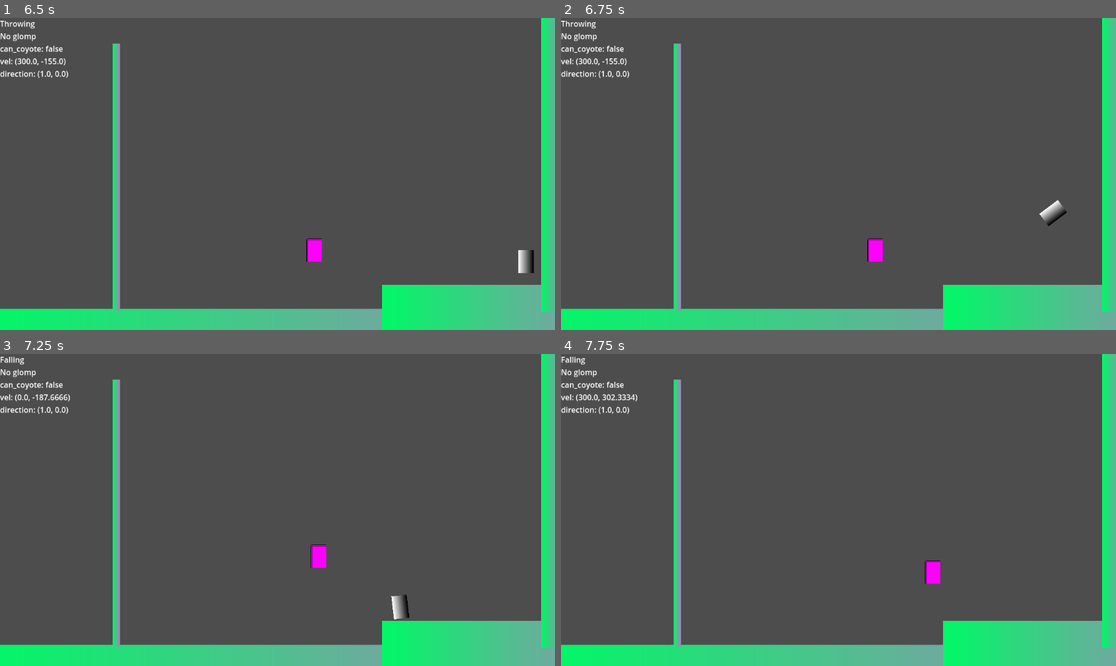
Above: before the commit, frames 1-4 (two rows, left to right).
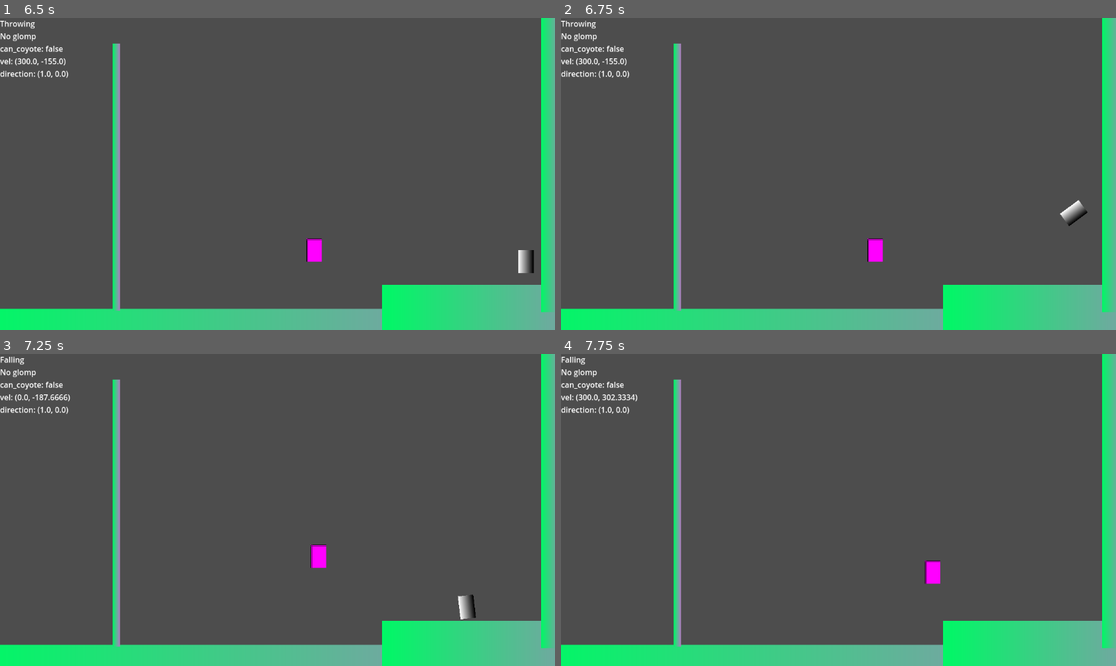
Above: after the commit, the same moments.

Repository: b3e3e3/ultimate-glomp
Game: Godot game, scene res://sandbox.tscn
Same seed, same stepped clock (60 frames per second), same inputs: the game is played once before the commit and once after it.
Inputs (mouse positions are in pixels of both pictures, inside the frame that each line leads up to):
- Up to frame 1 (6.5 s): tap Enter at 0.5, 0.6, 4.35 s; move the mouse to (399, 158) at 0.52 s; hold D (move_right) 0.53-1.28 s; click (399, 158) at 0.67 s; tap Space (jump) at 0.77, 1.52, 3.02, 3.77, 4.52, 5.75, 6.02 s; move the mouse to (166, 189) at 1.27 s; hold S (move_down) 1.28-2.03 s; tap Keypad Enter at 1.35, 5.1 s; move the mouse to (333, 105) at 2.02 s; hold D (move_right) 2.03-2.78 s; tap C at 2.1, 5.85 s; move the mouse to (249, 236) at 2.77 s; hold W (move_up) 2.78-3.53 s; tap Tab at 2.85 s; click (249, 236) at 2.92 s; move the mouse to (444, 220) at 3.52 s; hold A (move_left) 3.53-5.03 s; tap R at 3.6 s; move the mouse to (111, 127) at 4.27 s; move the mouse to (305, 174) at 5.02 s; hold S (move_down) 5.03-5.78 s; click (305, 174) at 5.17 s; move the mouse to (194, 96) at 5.77 s; hold D (move_right) from 5.78 s (still down)
- Up to frame 2 (6.75 s): move the mouse to (960, 158) at 6.52 s; release D (move_right) at 6.53 s; hold W (move_up) from 6.53 s (still down); tap Tab at 6.6 s
- Up to frame 3 (7.25 s): keep holding W (move_up); tap Space (jump) at 6.77 s
- Up to frame 4 (7.75 s): move the mouse to (727, 525) at 7.27 s; release W (move_up) at 7.28 s; hold D (move_right) from 7.28 s (still down); tap R at 7.35 s; click (727, 525) at 7.42 s; tap Space (jump) at 7.52 s

Frame 1 is identical in both runs. In frame 2, 0.3% of the frame differs, in the area x 86-95%, y 58-67%; in frame 3, 0.3%, in the area x 70-86%, y 77-86%; in frame 4, nothing differs.

Commit message:
projectiles can now hit OTHER stuff??????

Diff:
--- a/character/character.gd
+++ b/character/character.gd
@@ -12,6 +12,9 @@
 var direction: Vector2 = Vector2.RIGHT
 
 @onready var collision_shape: CollisionShape2D = $CollisionShape2D
+
+func _enter_tree() -> void:
+	set_collision_mask_value(1, true) # enable ground layer
 
 func _physics_process(delta: float) -> void:
 	if gravity_enabled:
--- a/character/enemy/enemy.gd
+++ b/character/enemy/enemy.gd
@@ -1,6 +1,12 @@
 extends Character
 
 signal thrown(by: Character)
+signal hit(by: Node2D)
+
+func _enter_tree() -> void:
+	super._enter_tree()
+	set_collision_mask_value(3, true) # enable player layer
+	set_collision_mask_value(7, true) # enable projectile layer
 
 func get_thrown(by: Character):
 	print("whee!!")
@@ -13,6 +19,12 @@
 	queue_free()
 	thrown.emit(by)
 
+func get_hit(by: Node2D):
+	print("Hit by projectile")
+
+	queue_free()
+	hit.emit(by)
+
 func get_glomped(by: Character):
 	print("Glomped by " + by.name)
 
--- a/character/enemy/enemy.tscn
+++ b/character/enemy/enemy.tscn
@@ -14,8 +14,8 @@
 size = Vector2(32, 48)
 
 [node name="Enemy" type="CharacterBody2D" groups=["Glompable", "Throwable"]]
-collision_layer = 2
-collision_mask = 5
+collision_layer = 10
+collision_mask = 69
 script = ExtResource("1_2md1f")
 metadata/_edit_group_ = true
 
@@ -34,4 +34,5 @@
 position = Vector2(0, -24)
 metadata/glomp_protected = true
 
+[connection signal="hit" from="." to="ProjectileSpawner" method="_on_hit"]
 [connection signal="thrown" from="." to="ProjectileSpawner" method="_on_thrown"]
--- a/character/enemy/enemy_projectile.tscn
+++ b/character/enemy/enemy_projectile.tscn
@@ -13,7 +13,7 @@
 
 [node name="EnemyProjectile" type="RigidBody2D"]
 collision_layer = 64
-collision_mask = 5
+collision_mask = 9
 mass = 10.0
 contact_monitor = true
 max_contacts_reported = 1
--- a/character/player/player.gd
+++ b/character/player/player.gd
@@ -7,6 +7,10 @@
 @onready var climb_area: Area2D = $ClimbArea
 
 var glomped_body: Node2D
+
+func _enter_tree() -> void:
+	super._enter_tree()
+	set_collision_mask_value(2, true) # enable glompable layer
 
 # func get_horizontal_input() -> float:
 # 	return Input.get_axis(&"move_left", &"move_right")
--- a/project.godot
+++ b/project.godot
@@ -90,6 +90,7 @@
 2d_physics/layer_1="ground"
 2d_physics/layer_2="glompable"
 2d_physics/layer_3="player"
+2d_physics/layer_4="enemy"
 2d_physics/layer_5="climbable"
 2d_physics/layer_7="projectile"
 
--- a/projectile/projectile.gd
+++ b/projectile/projectile.gd
@@ -12,6 +12,11 @@
 func _enter_tree() -> void:
 	body_entered.connect(_on_body_entered)
 
+	set_collision_layer_value(1, false) # disable default layer
+	set_collision_layer_value(7, true) # enable projectile layer
+
+	set_collision_mask_value(1, true) # enable ground layer
+
 func _exit_tree() -> void:
 	body_entered.disconnect(_on_body_entered)
 
@@ -25,6 +30,8 @@
 	$Sprite2D.rotation_degrees += delta * get_spin_speed()
 
 func _on_body_entered(_body: Node) -> void:
+	if _body.has_method(&"get_hit"):
+		_body.get_hit(self)
 	spinout()
 
 func get_spin_speed() -> float:
@@ -35,7 +42,7 @@
 func spinout() -> void:
 	$CollisionShape2D.set_deferred(&"disabled", true)
 
-	linear_velocity = (-direction * speed * 0.4) + (Vector2.UP * speed * 0.7)
+	linear_velocity = (-direction * speed * 0.2) + (Vector2.UP * speed * 0.7)
 
 	# linear_damp = 1.5
 	spin_speed *= 1.5
--- a/projectile/projectile_spawner.gd
+++ b/projectile/projectile_spawner.gd
@@ -18,4 +18,15 @@
 	return projectile
 
 func _on_thrown(by: Character) -> void:
+	print("On thrown")
 	spawn_projectile(by.direction)
+
+func _on_hit(by: Node2D) -> void:
+	(func():
+		print("On hit")
+		if by is Projectile:
+			by = by as Projectile
+			var p := spawn_projectile(-by.direction)
+			p.global_position.y = by.global_position.y
+			p.spinout()
+	).call_deferred()
